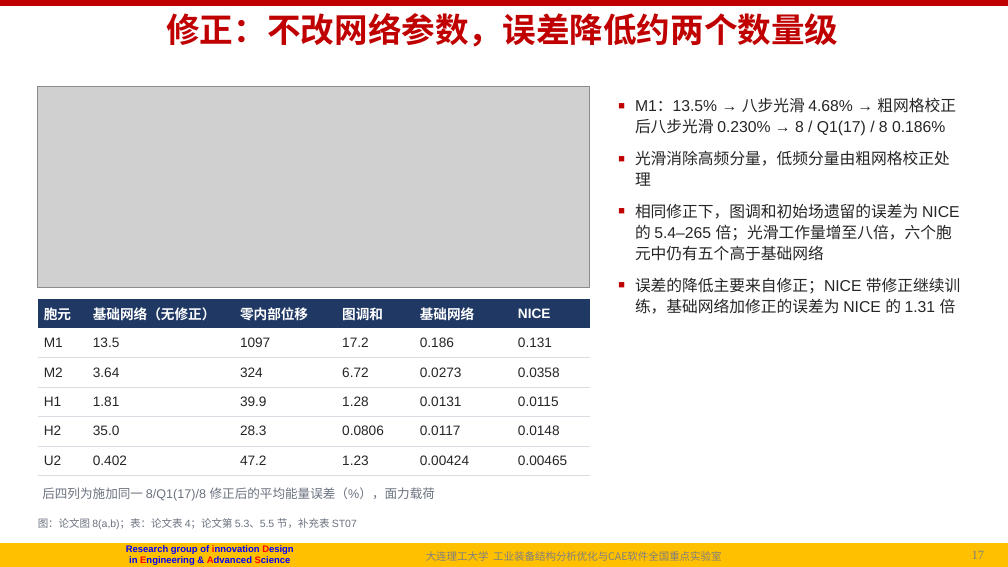
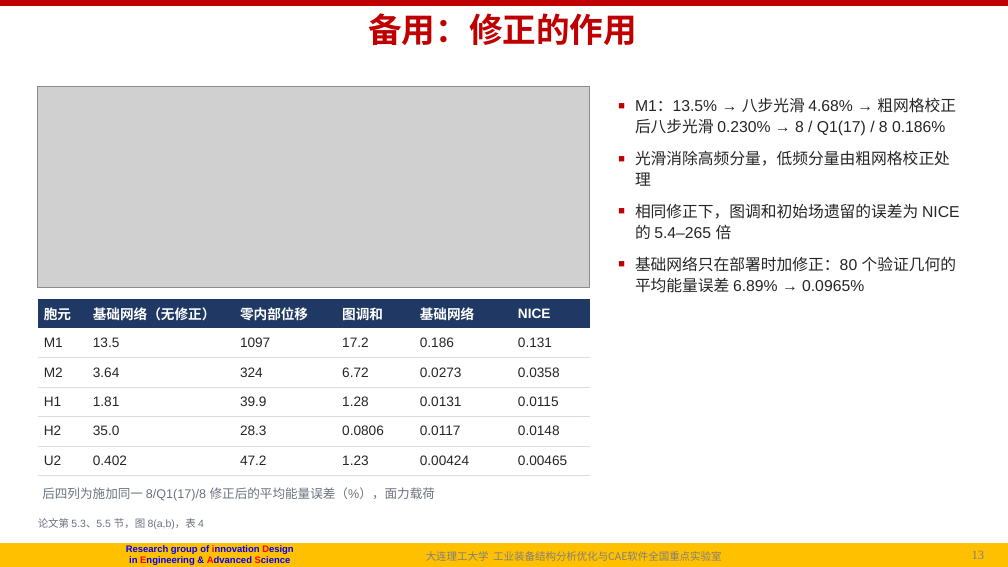
Before and after one commit to fanzhirui1004-source/curly-octo-goggles, a slide deck: slide 13 of docs/followup/talk/P1_NICE_组会汇报_20261014.pptx (slide 17 before the commit). Drawn at 1008x567 pixels with LibreOffice and Linux fonts; fonts in the diff are those of the drawing; grey boxes stand for pictures; background and template pictures are left out. Boxes give left, top, right and bottom in pixels: in the first picture for what was removed or moved away, otherwise in the second. Text is boxed around its words. In the diff, an @@ line names an element or a change of style, - is before the commit and + after.

```diff
--- a/docs/followup/talk/P1_NICE_组会汇报_20261014.pptx
+++ b/docs/followup/talk/P1_NICE_组会汇报_20261014.pptx
@@ title at [368,13,637,45]: text changed @@
-修正：不改网络参数，误差降低约两个数量级
+备用：修正的作用
@@ text at [635,204,960,293]: text changed @@
-■ 相同修正下，图调和初始场遗留的误差为 NICE 的 5.4–265 倍；光滑工作量增至八倍，六个胞元中仍有五个高于基础网络
-■ 误差的降低主要来自修正；NICE 带修正继续训练，基础网络加修正的误差为 NICE 的 1.31 倍
+■ 相同修正下，图调和初始场遗留的误差为 NICE 的 5.4–265 倍
+■ 基础网络只在部署时加修正：80 个验证几何的平均能量误差 6.89% → 0.0965%
@@ text at [38,518,204,529]: text changed @@
-图：论文图 8(a,b)；表：论文表 4；论文第 5.3、5.5 节，补充表 ST07
+论文第 5.3、5.5 节，图 8(a,b)，表 4
@@ page number at [967,550,1001,559]: text changed @@
-17/31
+13/14
@@ page number at [972,550,985,559]: text changed @@
-17
+13
```
Also in this commit, not shown: 8 other slides changed, 4 slides added, 21 slides removed, 1 other file.
